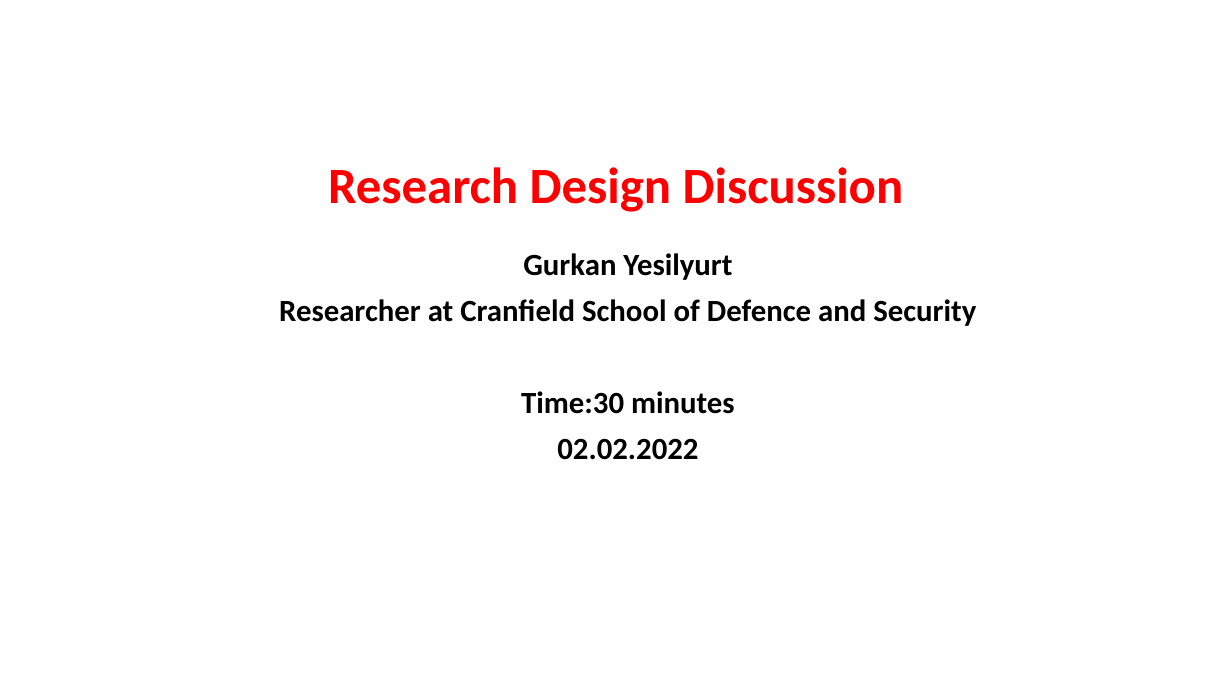
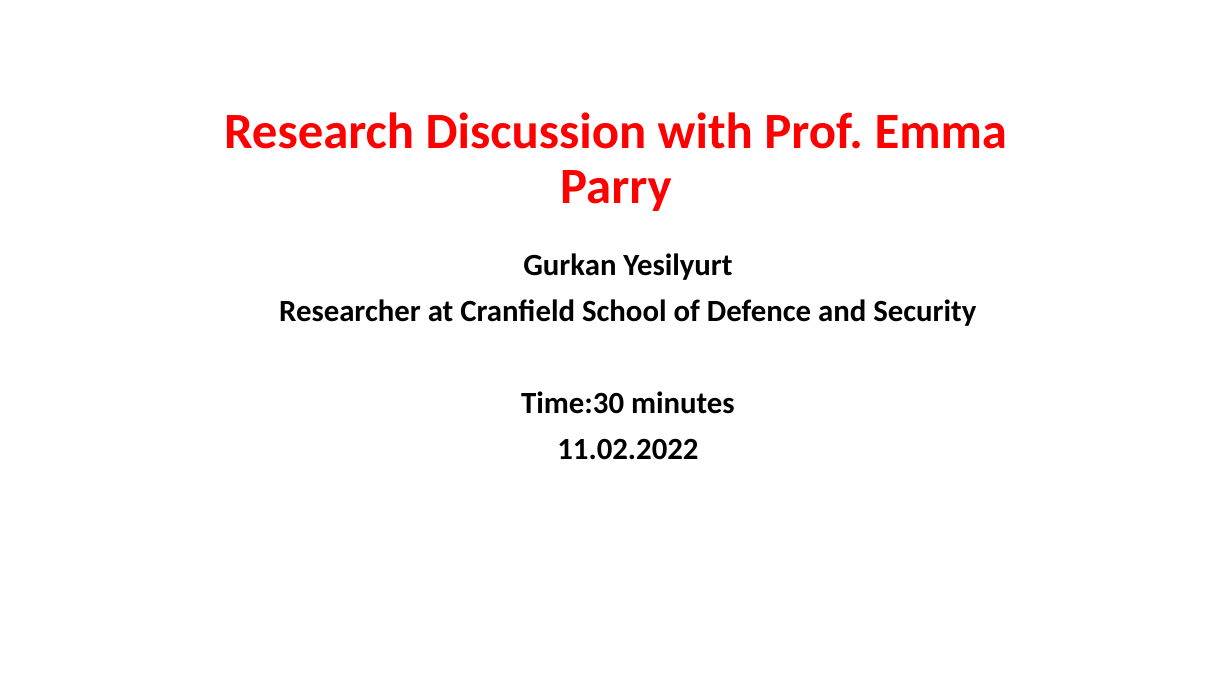
Before and after one commit to GurkanGitHub/PhD, a slide deck: slide 28 of PhD Discussion.pptx. Drawn at 1232x693 pixels with LibreOffice and Linux fonts; fonts in the diff are those of the drawing. Boxes give left, top, right and bottom in pixels: in the first picture for what was removed or moved away, otherwise in the second. Text is boxed around its words. In the diff, an @@ line names an element or a change of style, - is before the commit and + after.

```diff
--- a/PhD Discussion.pptx
+++ b/PhD Discussion.pptx
@@ title at box(224, 112, 1007, 211): text changed @@
-Research Design Discussion
+Research Discussion with Prof. Emma Parry
@@ subtitle at box(557, 438, 698, 460): text changed @@
-02.02.2022
+11.02.2022
```
Also in this commit, not shown: 2 other slides changed, 6 slides added, 5 other files.
